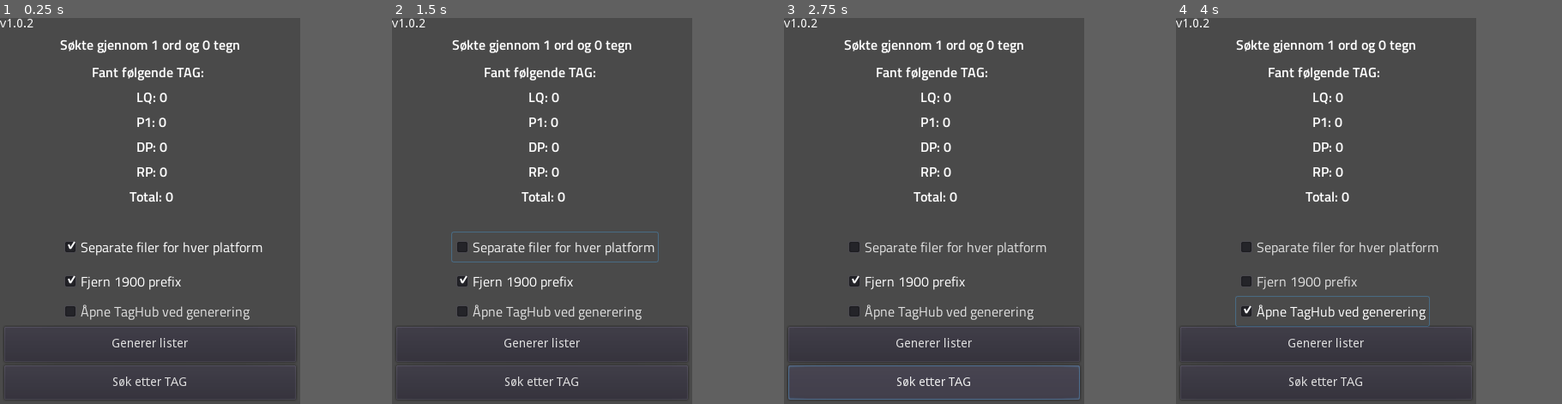
Above: before the commit, frames 1-4 (left to right).
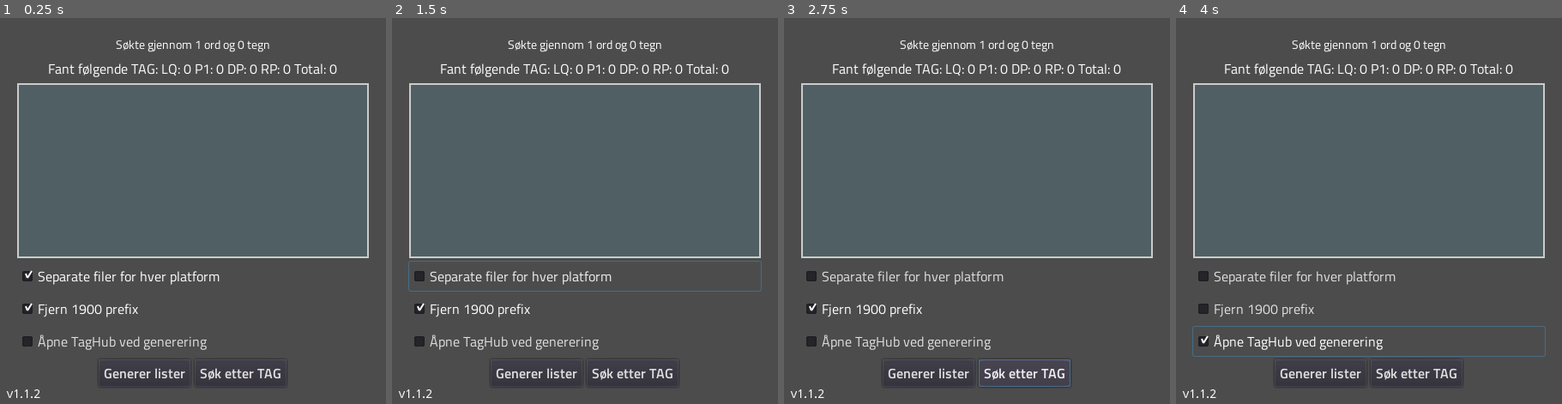
Above: after the commit, the same moments.

Repository: Keroflux/tagfinder
Game: Godot game, scene res://Control.tscn
The game is run twice, just before and just after one commit, with the same random seed, the same clock (stepped at 60 frames per second) and the same inputs.
Inputs:
- Up to frame 1 (0.25 s): no input
- Up to frame 2 (1.5 s): click "Generer lister" at 0.5 s; click "Separate filer for hver platf…" at 1.25 s
- Up to frame 3 (2.75 s): click "Søk etter TAG" at 2 s
- Up to frame 4 (4 s): click "Fjern 1900 prefix" at 2.75 s; click "Åpne TagHub ved generering" at 3.5 s
In our replay, the window is 350x450 before the commit and 450x450 after it. These sizes can differ from the game's own. Grey fills any space a smaller window leaves; there, only what the larger window draws over its background counts as a difference.

The runs differ from the first frame. In frame 1, 38% of the frame differs, in the area x 0-96%, y 0-99%; in frame 2, 39%; in frame 3, 39%; in frame 4, 39%.

Commit message:
Updated UI
Better UI with an added scrollbox that displays all the found tags

Diff:
--- a/Control.gd
+++ b/Control.gd
@@ -1,4 +1,6 @@
 extends Control
+
+var dir = OS.get_system_dir(2) # Får adressen til dokumenter. Brukes til lagring
 
 var TAG =  []   # Liste for alle tagnummer
 var TAGL = []   # Liste for LQ tagnummer
@@ -6,19 +8,19 @@
 var TAGD = []   # Liste for DP tagnummer
 var TAGR = []   # Liste for RP tagnummer
 
+var TAGlabel = preload("res://TAG.tscn") # Label som viser funnede tag i scrollboxen
 
-# Kjøres ved oppstart av programmet
+
 func _ready():
-	search()
+	search() # Kjører et søk ved oppstart av programmet
 
 
 # Søker gjennom teksten fra utklippstaveln. Deler den opp i ord som sendes
 # ett og ett til is_tag funksjonen
 func search():
-
 	var words = 0
 	var charcnt = 0
-	var message = OS.get_clipboard()
+	var message = OS.get_clipboard() # Får teksten fra clipboardet til PCen
 	var textList = message.split('\n')
 	var jointList = textList.join(' ')
 	textList = jointList.split(' ')
@@ -34,21 +36,14 @@
 	var rp = len(TAGR)
 	var tot = lq + p1 + dp + rp
 
-	if not $Multifile.pressed: # Lagrer tag i felles liste
-		TAG = TAGL + TAGA + TAGD + TAGR
-		TAGL = []
-		TAGA = []
-		TAGD = []
-		TAGR = []
-
-	$Label.text = 'Søkte gjennom ' + str(words) + ' ord og ' + str(charcnt) + ' tegn'
-	$TAG.text = 'Fant følgende TAG: \n LQ: ' + str(lq) + '\n P1: ' + str(p1) + '\n DP: ' + str(dp) + '\n RP: ' + str(rp) + '\n Total: ' + str(tot)
+	$MC/VBC/Label.text = 'Søkte gjennom ' + str(words) + ' ord og ' + str(charcnt) + ' tegn'
+	$MC/VBC/TAG.text = 'Fant følgende TAG: LQ: ' + str(lq) + ' P1: ' + str(p1) + ' DP: ' + str(dp) + ' RP: ' + str(rp) + ' Total: ' + str(tot)
+	fill_scrollbox()
 
 
 # Får ett og ett ord fra search funksjonen og ser om det matcher tag formatet til JSF
 # Alle matcher blir puttet i lister
 func is_tag(text): # TODO: Overkomplisert? Dele opp i flere sorteringsfunksjoner, kanskje.
-
 	if len(text) < 9:
 		return false
 	for x in range(0, 3):
@@ -61,8 +56,8 @@
 	if text[6] != '-':
 		return false
 
-	if $Prefix.pressed:
-		text = text.lstrip('123456790-.') # Fjernet 1900 prefix
+	if $MC/VBC/Prefix.pressed: # Fjernet 1900 prefix
+		text = text.lstrip('123456790-.')
 		if text.begins_with('L') and not TAGL.has(text):
 			TAGL.append(text)
 		if text.begins_with('A') and not TAGA.has(text):
@@ -71,7 +66,7 @@
 			TAGD.append(text)
 		if text.begins_with('R') and not TAGR.has(text):
 			TAGR.append(text)
-	else:
+	else: # Lagrer TAG med 1900 prefix
 		if text[5] == 'L' and not TAGL.has(text):
 			TAGL.append(text)
 		if text[5] == 'A' and not TAGA.has(text):
@@ -81,39 +76,50 @@
 		if text[5] == 'R' and not TAGR.has(text):
 			TAGR.append(text)
 
+	TAG = TAGL + TAGA + TAGD + TAGR # Lager en felles liste med alle TAG
+
 	return true # TODO: Return text i stedet?
+
+
+# Fyller scrollboxen med tagene som er funnet
+func fill_scrollbox():
+	for child in $MC/VBC/TagListe/VBC.get_children():
+		child.queue_free()
+	for tag in TAG:
+		var a = TAGlabel.instance()
+		a.text = tag
+		$MC/VBC/TagListe/VBC.add_child(a)
 
 
 # Funksjon for å lagre tag i .txt filer
 func save(text, id):
-
 	if len(text) > 0:
 		var tag = PoolStringArray(text)
 		var tagsort = tag.join('\n')
 		var save = File.new()
-		save.open('C:\\Appl\\tagListe' + id + '.txt', File.WRITE)
+		save.open(dir + '\\tagListe' + id + '.txt', File.WRITE)
 		save.store_line(tagsort)
 		save.close()
 
 
 # Knapp for generering av lister
 func _on_GenererLister_pressed():
+	if $MC/VBC/Multifile.pressed: # Lagrer separate lister
+		save(TAGL, 'JSL')
+		save(TAGA, 'JSA')
+		save(TAGD, 'JSD')
+		save(TAGR, 'JSR')
+	if not $MC/VBC/Multifile.pressed: # Lagrer felles lister
+		save(TAG, 'JSF')
 
-	save(TAGL, 'JSL')
-	save(TAGA, 'JSA')
-	save(TAGD, 'JSD')
-	save(TAGR, 'JSR')
-	save(TAG, 'JSF')
+	$MC/VBC/Label.text = 'Lister opprettet i ' + dir
 
-	$Label.text = 'Lister opprettet i C:\\APPL'
-
-	if $Taghub.pressed: # Åpner TagHub
+	if $MC/VBC/Taghub.pressed: # Åpner TagHub
 		OS.shell_open('https://taghub.equinor.com/')
 
 
 # Knapp for last/søk på nytt
 func _on_Reload_pressed():
-
 	TAGL = []
 	TAGA = []
 	TAGD = []
@@ -125,4 +131,4 @@
 
 # TODO: lage funksjon for å velge hvor filene skal opprettes
 func new_dir(path):
-	var dir = Directory.new()
+	dir = Directory.new()
--- a/Control.tscn
+++ b/Control.tscn
@@ -1,120 +1,181 @@
-[gd_scene load_steps=7 format=2]
+[gd_scene load_steps=10 format=2]
 
 [ext_resource path="res://Control.gd" type="Script" id=1]
 [ext_resource path="res://TitilliumWeb-SemiBold.ttf" type="DynamicFontData" id=2]
 [ext_resource path="res://TitilliumWeb-Regular.ttf" type="DynamicFontData" id=3]
 
 [sub_resource type="DynamicFont" id=2]
+size = 14
+font_data = ExtResource( 3 )
+
+[sub_resource type="DynamicFont" id=1]
 use_mipmaps = true
 use_filter = true
-font_data = ExtResource( 2 )
+font_data = ExtResource( 3 )
 
-[sub_resource type="DynamicFont" id=1]
-font_data = ExtResource( 2 )
+[sub_resource type="StyleBoxFlat" id=4]
+bg_color = Color( 0.317647, 0.376471, 0.392157, 1 )
+border_width_left = 2
+border_width_top = 2
+border_width_right = 2
+border_width_bottom = 2
 
 [sub_resource type="DynamicFont" id=3]
 font_data = ExtResource( 3 )
 
-[node name="Control" type="Control"]
+[sub_resource type="DynamicFont" id=5]
+font_data = ExtResource( 2 )
+
+[sub_resource type="DynamicFont" id=6]
+font_data = ExtResource( 2 )
+
+[node name="TagFinder" type="Control"]
 anchor_right = 1.0
 anchor_bottom = 1.0
 script = ExtResource( 1 )
+__meta__ = {
+"_edit_use_anchors_": false
+}
 
-[node name="Bckground" type="ColorRect" parent="."]
+[node name="MC" type="MarginContainer" parent="."]
 anchor_right = 1.0
 anchor_bottom = 1.0
-color = Color( 0.294118, 0.294118, 0.294118, 1 )
+size_flags_horizontal = 3
+size_flags_vertical = 3
+custom_constants/margin_right = 20
+custom_constants/margin_top = 20
+custom_constants/margin_left = 20
+custom_constants/margin_bottom = 20
+__meta__ = {
+"_edit_use_anchors_": false
+}
 
-[node name="GenererLister" type="Button" parent="."]
-anchor_top = 1.0
-anchor_right = 1.0
-anchor_bottom = 1.0
-margin_left = 5.0
-margin_top = -90.0
-margin_right = -5.0
-margin_bottom = -49.0
-hint_tooltip = "Lagrer .txt fil med TAG i
-C:\\Appl"
-text = "Generer lister"
+[node name="VBC" type="VBoxContainer" parent="MC"]
+margin_left = 20.0
+margin_top = 20.0
+margin_right = 430.0
+margin_bottom = 430.0
+size_flags_horizontal = 3
+size_flags_vertical = 3
 
-[node name="Reload" type="Button" parent="."]
-anchor_top = 1.0
-anchor_right = 1.0
-anchor_bottom = 1.0
-margin_left = 5.0
-margin_top = -45.0
-margin_right = -5.0
-margin_bottom = -5.0
-hint_tooltip = "Søker gjennom kopiert tekst på nytt"
-text = "Søk etter TAG"
-
-[node name="TAG" type="Label" parent="."]
-anchor_top = 0.5
-anchor_right = 1.0
-anchor_bottom = 0.5
-margin_top = -175.0
-margin_bottom = -48.0
+[node name="Label" type="Label" parent="MC/VBC"]
+margin_right = 410.0
+margin_bottom = 22.0
 custom_fonts/font = SubResource( 2 )
-text = "TAGS"
-align = 1
-
-[node name="Label" type="Label" parent="."]
-anchor_right = 1.0
-margin_bottom = 44.0
-custom_fonts/font = SubResource( 1 )
 text = "TELT"
 align = 1
 valign = 2
+__meta__ = {
+"_edit_use_anchors_": false
+}
 
-[node name="Version" type="Label" parent="."]
-margin_right = 40.0
-margin_bottom = 14.0
-text = "v1.0.2"
+[node name="TAG" type="Label" parent="MC/VBC"]
+margin_top = 26.0
+margin_right = 410.0
+margin_bottom = 52.0
+custom_fonts/font = SubResource( 1 )
+text = "TAGS"
+align = 1
+__meta__ = {
+"_edit_use_anchors_": false
+}
 
-[node name="Taghub" type="CheckBox" parent="."]
-anchor_left = 0.5
-anchor_top = 0.5
-anchor_right = 0.5
-anchor_bottom = 0.5
-margin_left = -105.0
-margin_top = 100.0
-margin_right = 120.0
-margin_bottom = 134.0
-hint_tooltip = "Åpener TagHub når lister blir generert"
-custom_fonts/font = SubResource( 3 )
-text = "Åpne TagHub ved generering"
+[node name="TagListe" type="ScrollContainer" parent="MC/VBC"]
+margin_top = 56.0
+margin_right = 410.0
+margin_bottom = 260.0
+size_flags_horizontal = 3
+size_flags_vertical = 3
+custom_styles/bg = SubResource( 4 )
 
-[node name="Prefix" type="CheckBox" parent="."]
-anchor_left = 0.5
-anchor_top = 0.5
-anchor_right = 0.5
-anchor_bottom = 0.5
-margin_left = -105.0
-margin_top = 65.0
-margin_right = 120.0
-margin_bottom = 99.0
-hint_tooltip = "PÅ ved opplasting til TagHub
-Tar bort 190x fra TAG"
-custom_fonts/font = SubResource( 3 )
-pressed = true
-text = "Fjern 1900 prefix"
+[node name="VBC" type="VBoxContainer" parent="MC/VBC/TagListe"]
+margin_left = 2.0
+margin_top = 2.0
+margin_right = 408.0
+margin_bottom = 202.0
+size_flags_horizontal = 3
+size_flags_vertical = 3
 
-[node name="Multifile" type="CheckBox" parent="."]
-anchor_left = 0.5
-anchor_top = 0.5
-anchor_right = 0.5
-anchor_bottom = 0.5
-margin_left = -105.0
-margin_top = 25.0
-margin_right = 135.0
-margin_bottom = 59.0
+[node name="Multifile" type="CheckBox" parent="MC/VBC"]
+margin_top = 264.0
+margin_right = 410.0
+margin_bottom = 298.0
 hint_tooltip = "PÅ ved opplasting til TagHub
 Lagrer separate filer per platform.
 "
 custom_fonts/font = SubResource( 3 )
 pressed = true
 text = "Separate filer for hver platform"
-[connection signal="pressed" from="GenererLister" to="." method="_on_GenererLister_pressed"]
-[connection signal="pressed" from="Reload" to="." method="_on_Reload_pressed"]
-[connection signal="pressed" from="Prefix" to="." method="_on_Reload_pressed"]
-[connection signal="pressed" from="Multifile" to="." method="_on_Reload_pressed"]
+__meta__ = {
+"_edit_use_anchors_": false
+}
+
+[node name="Prefix" type="CheckBox" parent="MC/VBC"]
+margin_top = 302.0
+margin_right = 410.0
+margin_bottom = 336.0
+hint_tooltip = "PÅ ved opplasting til TagHub
+Tar bort 190x fra TAG"
+custom_fonts/font = SubResource( 3 )
+pressed = true
+text = "Fjern 1900 prefix"
+__meta__ = {
+"_edit_use_anchors_": false
+}
+
+[node name="Taghub" type="CheckBox" parent="MC/VBC"]
+margin_top = 340.0
+margin_right = 410.0
+margin_bottom = 374.0
+hint_tooltip = "Åpener TagHub når lister blir generert"
+custom_fonts/font = SubResource( 3 )
+text = "Åpne TagHub ved generering"
+__meta__ = {
+"_edit_use_anchors_": false
+}
+
+[node name="HBC" type="HBoxContainer" parent="MC/VBC"]
+margin_top = 378.0
+margin_right = 410.0
+margin_bottom = 410.0
+custom_constants/separation = 5
+alignment = 1
+
+[node name="GenererLister" type="Button" parent="MC/VBC/HBC"]
+margin_left = 95.0
+margin_right = 202.0
+margin_bottom = 32.0
+rect_min_size = Vector2( 100, 20 )
+hint_tooltip = "Lagrer .txt fil med TAG i
+Documents"
+custom_fonts/font = SubResource( 5 )
+text = "Generer lister"
+__meta__ = {
+"_edit_use_anchors_": false
+}
+
+[node name="Reload" type="Button" parent="MC/VBC/HBC"]
+margin_left = 207.0
+margin_right = 314.0
+margin_bottom = 32.0
+rect_min_size = Vector2( 100, 20 )
+hint_tooltip = "Søker gjennom kopiert tekst på nytt"
+custom_fonts/font = SubResource( 6 )
+text = "Søk etter TAG"
+__meta__ = {
+"_edit_use_anchors_": false
+}
+
+[node name="Version" type="Label" parent="."]
+margin_left = 8.0
+margin_top = 432.0
+margin_right = 52.0
+margin_bottom = 446.0
+text = "v1.1.2"
+__meta__ = {
+"_edit_use_anchors_": false
+}
+[connection signal="pressed" from="MC/VBC/Multifile" to="." method="_on_Reload_pressed"]
+[connection signal="pressed" from="MC/VBC/Prefix" to="." method="_on_Reload_pressed"]
+[connection signal="pressed" from="MC/VBC/HBC/GenererLister" to="." method="_on_GenererLister_pressed"]
+[connection signal="pressed" from="MC/VBC/HBC/Reload" to="." method="_on_Reload_pressed"]
--- /dev/null
+++ b/TAG.tscn
@@ -0,0 +1,21 @@
+[gd_scene load_steps=3 format=2]
+
+[ext_resource path="res://Xolonium-Regular.ttf" type="DynamicFontData" id=1]
+
+[sub_resource type="DynamicFont" id=1]
+font_data = ExtResource( 1 )
+
+[node name="TAG" type="Label"]
+anchor_right = 1.0
+anchor_bottom = 1.0
+margin_right = 3.05176e-05
+margin_bottom = -425.0
+size_flags_horizontal = 3
+size_flags_vertical = 1
+custom_fonts/font = SubResource( 1 )
+text = "R-24LT001"
+align = 1
+valign = 1
+__meta__ = {
+"_edit_use_anchors_": false
+}
--- a/project.godot
+++ b/project.godot
@@ -22,7 +22,7 @@
 
 [display]
 
-window/size/width=350
+window/size/width=450
 window/size/height=450
 window/size/resizable=false
 window/stretch/mode="2d"
